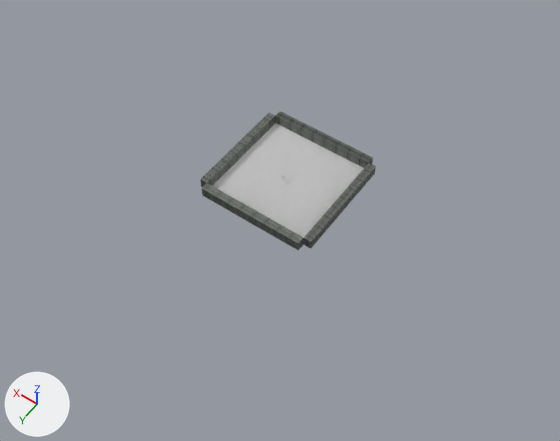
One commit to the Blender file prototype 1 armory.blend: the scene before it, then after it.
The view is the same before and after, from a 50 mm camera at (-40.8, 58.4, 81.9) aimed at (-2.3, 4.4, -2.9). The lights are fixed; the arrows at lower left show +X, +Y and +Z.

Before the edit, the objects in view are built like this:
```python
me_cube = bpy.data.meshes.new('Cube')
me_cube.from_pydata(...)  # a box spanning x -8.4..7.6, y -1.0..0.2, z -1.0..0.5
me_cube.materials.append(mat_material_002)
me_plane_004 = bpy.data.meshes.new('Plane.004')
me_plane_004.from_pydata(...)  # 4 vertices, 1 face; spans x -1.0..1.0, y -1.0..1.0, z 0.0
me_plane_004.materials.append(mat_material_001)  # its picture is missing
ob_cube = bpy.data.objects.new('Cube', me_cube)
ob_cube.location = (0.0, 8.7, 1.0)
ob_cube_001 = bpy.data.objects.new('Cube.001', me_cube)
ob_cube_001.location = (-9.4, 0.2, 1.0)
ob_cube_001.rotation_euler = (0.0, 0.0, 1.571)  # degrees (0, 0, 90)
ob_cube_002 = bpy.data.objects.new('Cube.002', me_cube)
ob_cube_002.location = (-0.9, -9.3, 1.0)
ob_cube_002.rotation_euler = (0.0, 0.0, 3.142)  # degrees (0, 0, 180)
ob_cube_003 = bpy.data.objects.new('Cube.003', me_cube)
ob_cube_003.location = (8.6, -0.7, 1.0)
ob_cube_003.rotation_euler = (0.0, 0.0, 4.712)  # degrees (0, 0, 270)
ob_plane_002 = bpy.data.objects.new('Plane.002', me_plane_004)
ob_plane_002.location = (-0.4, -0.3, 0.0)
ob_plane_002.rotation_euler = (0.0, 0.0, -1.571)  # degrees (0, 0, -90)
ob_plane_002.scale = (8.0, 8.0, 8.0)
```
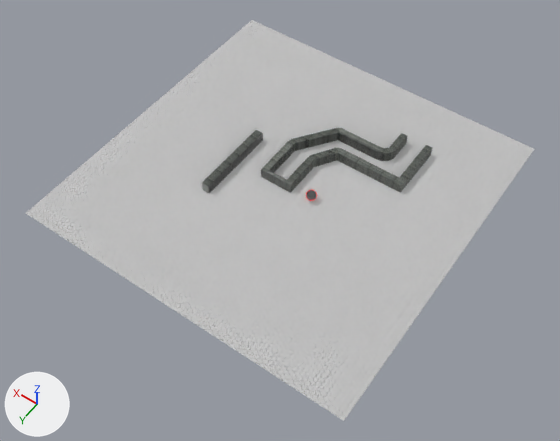
Patch to the scene script:
```diff
--- a/prototype 1 armory.blend.py
+++ b/prototype 1 armory.blend.py
@@ mat_enemyball @@
+mat_enemyball = bpy.data.materials.new('enemyBall')
+# nodes: Fresnel, Group, OutputMaterial, ValToRGB
+# colours: blue #bcbcff, black #000000, white #ffffff, grey #7f7f7f, red #ff0022
@@ me_sphere @@
+me_sphere.from_pydata(...)  # a UV sphere (32 segments, 16 rings, poles along z) spanning x -1.0..1.0, y -1.0..1.0, z -1.0..1.0
+me_sphere.polygons.foreach_set('use_smooth', [True] * 512)
+me_sphere.materials.append(mat_enemyball)
@@ me_cube_005 @@
+me_cube_005.from_pydata(...)  # a box spanning x -20.4..7.6, y -1.0..0.2, z -1.0..0.5
+me_cube_005.materials.append(mat_material_002)
@@ me_sector_008 @@
+me_sector_008.from_pydata(...)  # 80 vertices, 82 faces; spans x -14.3..3.0, y -15.9..1.5, z 0.0..1.6
+me_sector_008.materials.append(mat_material_002)
@@ ob_plane_002 @@
 ob_plane_002.rotation_euler = (0.0, 0.0, -1.571)  # degrees (0, 0, -90)
-ob_plane_002.scale = (8.0, 8.0, 8.0)
+ob_plane_002.scale = (25.4, 25.4, 25.4)
@@ ob_cube_003 @@
-ob_cube_003 = bpy.data.objects.new('Cube.003', me_cube)
-ob_cube_003.location = (8.6, -0.7, 1.0)
-ob_cube_003.rotation_euler = (0.0, 0.0, 4.712)  # degrees (0, 0, 270)
@@ ob_cube_002 @@
-ob_cube_002 = bpy.data.objects.new('Cube.002', me_cube)
-ob_cube_002.location = (-0.9, -9.3, 1.0)
-ob_cube_002.rotation_euler = (0.0, 0.0, 3.142)  # degrees (0, 0, 180)
@@ ob_cube_001 @@
-ob_cube_001 = bpy.data.objects.new('Cube.001', me_cube)
-ob_cube_001.location = (-9.4, 0.2, 1.0)
-ob_cube_001.rotation_euler = (0.0, 0.0, 1.571)  # degrees (0, 0, 90)
@@ ob_cube @@
-ob_cube = bpy.data.objects.new('Cube', me_cube)
-ob_cube.location = (0.0, 8.7, 1.0)
@@ ob_sphere @@
+ob_sphere = bpy.data.objects.new('Sphere', me_sphere)
+ob_sphere.location = (-5.0, 0.9, 1.0)
+ob_sphere.scale = (0.75, 0.75, 0.75)
@@ ob_cube_007 @@
+ob_cube_007 = bpy.data.objects.new('Cube.007', me_cube_005)
+ob_cube_007.location = (8.0, -1.0, 1.0)
+ob_cube_007.rotation_euler = (0.0, 0.0, -1.571)  # degrees (0, 0, -90)
+ob_cube_007.scale = (0.443, 1.0, 1.0)
@@ ob_map @@
+ob_map = bpy.data.objects.new('Map', me_sector_008)
+ob_map.location = (0.0, 0.0, 0.0)
```

Boxes [x1, y1, x2, y2] around the edits, measured in the pictures (560 x 441 px):
'Plane.002', rescaled (233% wider, 247% taller)
    before: [212, 123, 364, 238]
    after: [26, 20, 534, 421]
'Map', added
    after: [261, 128, 432, 193]
'Cube', deleted
    before: [202, 183, 304, 250]
'Cube.002', deleted
    before: [275, 111, 373, 168]
'Cube.001', deleted
    before: [303, 163, 376, 249]
'Cube.003', deleted
    before: [200, 113, 276, 187]
'Cube.007', added
    after: [202, 130, 263, 193]
'Sphere', added
    after: [306, 190, 317, 201]
